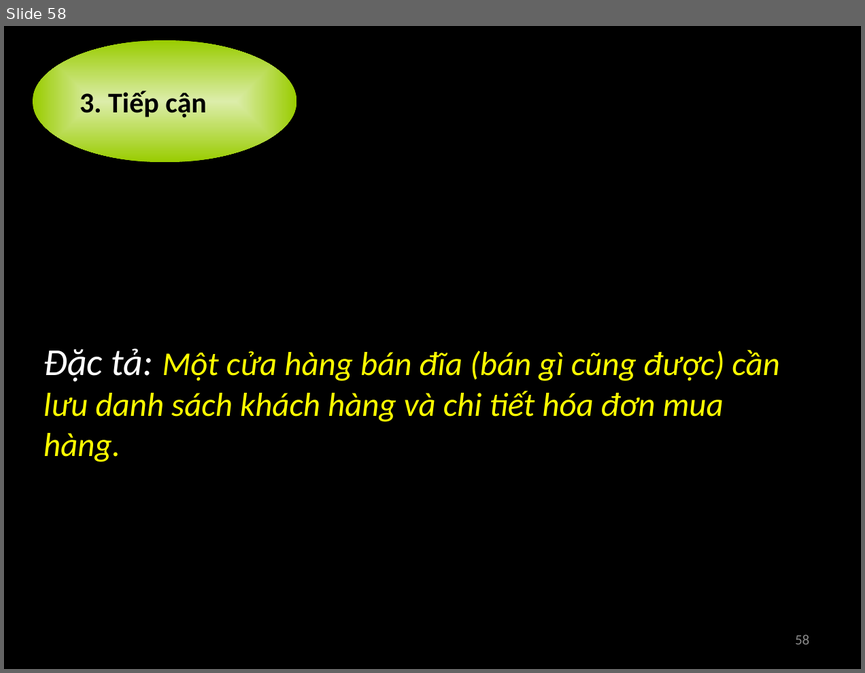
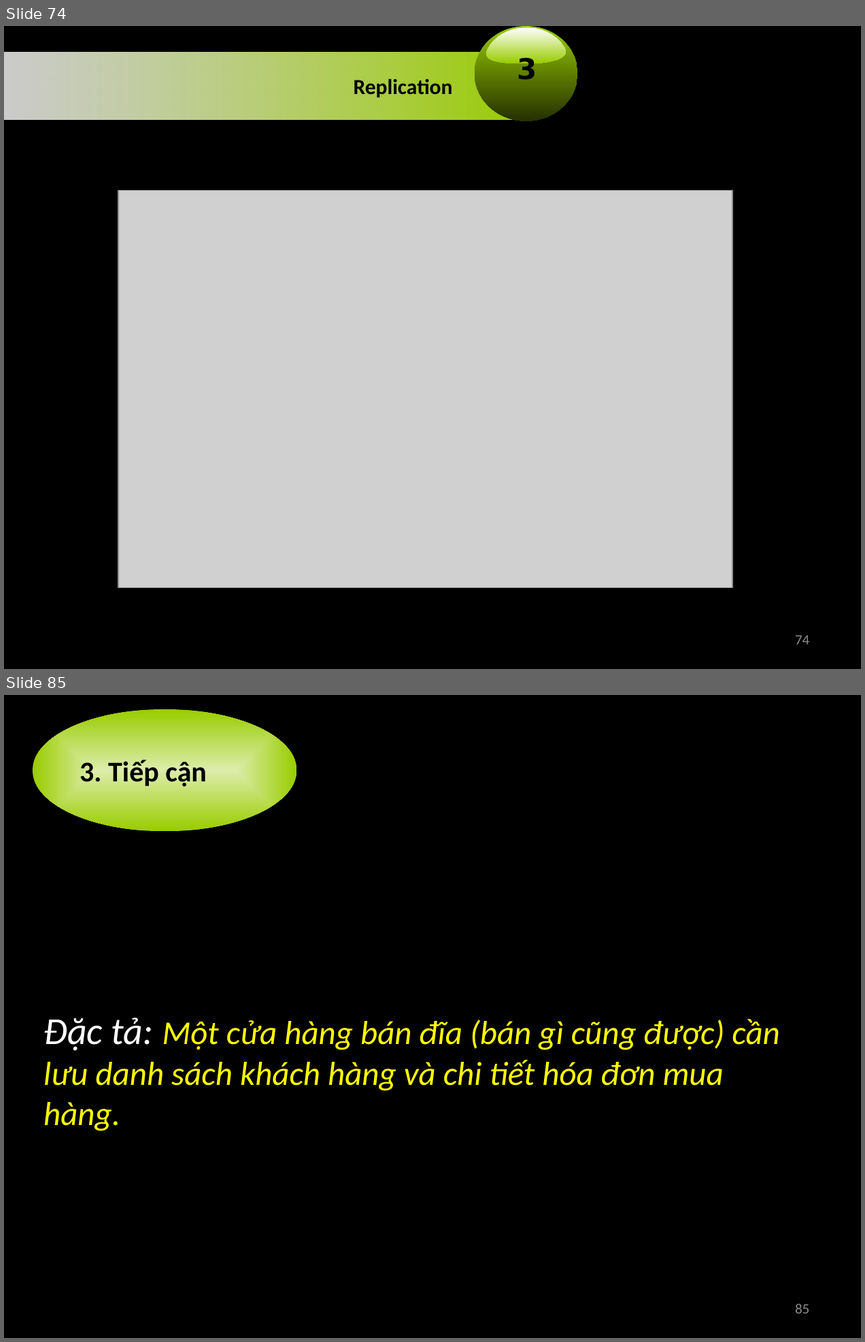
Before and after one commit to nguyenminhthong27/academic-term2-2012-distributed-application-group-21, a slide deck: 0.Seminar MongoDB/Introduction MongoDB.pptx. Shown one above the other, each under a label of ours: slide 58 before the commit, slides 74 and 85 after it; the slides between them are not shown. The pictures are 865x673 and 865x1342 pixels, drawn with LibreOffice and Linux fonts; fonts in the diff are those of the drawing; grey boxes stand for pictures. Boxes give left, top, right and bottom in pixels: in the first picture for what was removed or moved away, otherwise in the second. Text is boxed around its words. In the diff, an @@ line names an element or a change of style, - is before the commit and + after.

```diff
--- a/0.Seminar MongoDB/Introduction MongoDB.pptx
+++ b/0.Seminar MongoDB/Introduction MongoDB.pptx
@@ slide 74 added at (x1=4, y1=26, x2=861, y2=669), background #000000 @@
@@ ellipse added at (x1=475, y1=26, x2=577, y2=121), fill gradient #99CC00 to #536E00 @@
@@ freeform shape added at (x1=486, y1=28, x2=566, y2=63), fill gradient #FFFFFF to #99CC00 @@
@@ rectangle added at (x1=4, y1=53, x2=537, y2=121), fill gradient #FFFFFF to #99CC00 @@
@@ text added at (x1=517, y1=56, x2=537, y2=80), 24 pt, text #000000, bold @@
+3
@@ text added at (x1=354, y1=79, x2=453, y2=97), 18 pt, text #000000, bold @@
+Replication
@@ picture added at (x1=118, y1=191, x2=732, y2=587) @@
@@ page number added at (x1=795, y1=635, x2=809, y2=644), 12 pt, text #8C8C8C @@
+74
@@ what was slide 58 is now slide 85 @@
@@ page number at (x1=795, y1=1303, x2=809, y2=1313): text changed @@
-58
+85
```
Also in this commit, not shown: 26 slides changed, 28 other slides added, 1 slide removed.
